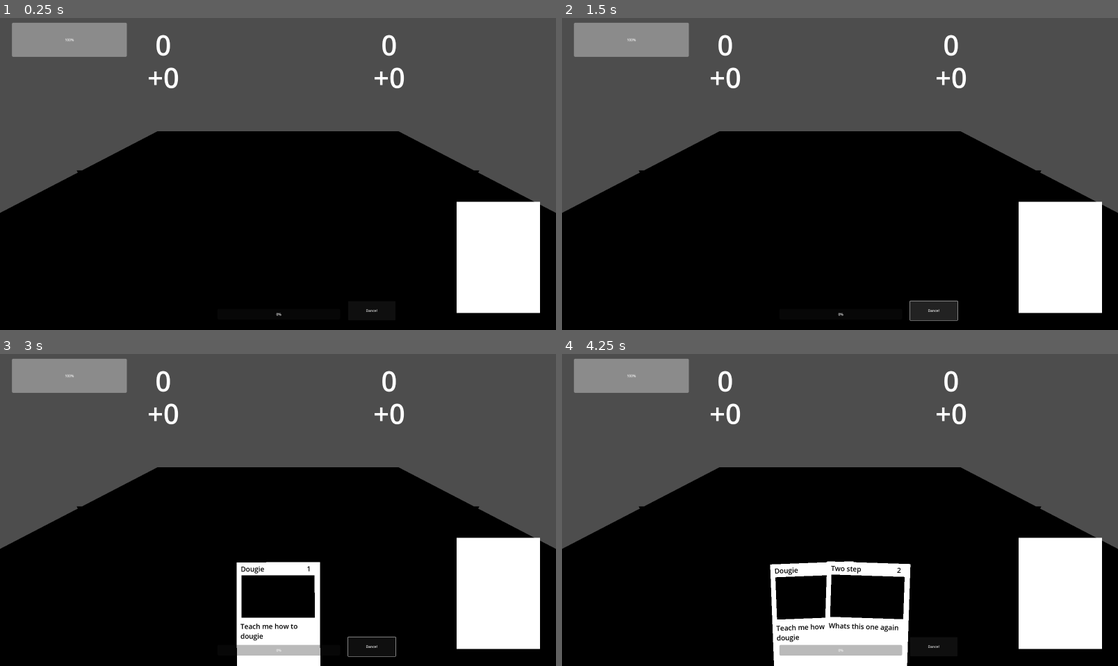
Above: before the commit, frames 1-4 (two rows, left to right).
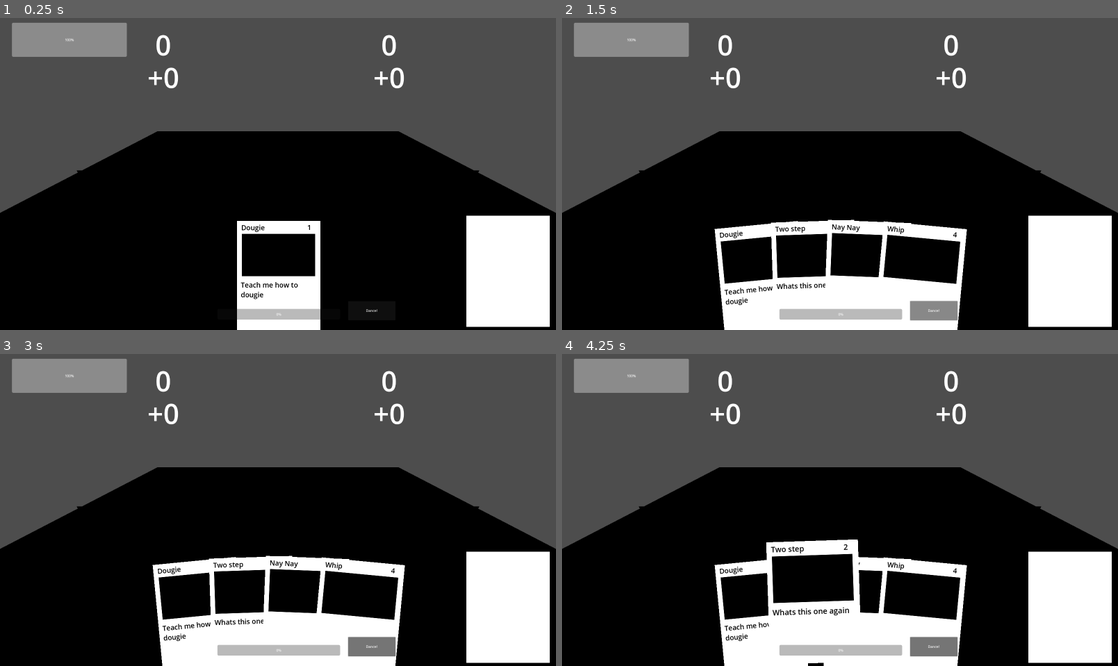
Above: after the commit, the same moments.

Repository: nathankeyt/OneButtonRhythmGame
Game: Godot game, scene res://scenes/test_main.tscn
Two runs of this game, one before a commit and one after it. Both use one fixed random seed, a clock stepped at 60 frames per second and the inputs below.
Inputs (mouse positions are in pixels of both pictures, inside the frame that each line leads up to):
- Up to frame 1 (0.25 s): no input
- Up to frame 2 (1.5 s): click "Dance!" at 0.5 s; click "Dance!" at 1.25 s
- Up to frame 3 (3 s): click "Dance!" at 2 s; tap Enter at 2.75 s; move the mouse to (161, 382) at 2.77 s; hold E (test) from 2.78 s (still down); click (161, 382) at 2.92 s
- Up to frame 4 (4.25 s): tap Space (select) at 3.5, 3.6 s; move the mouse to (723, 416) at 3.52 s; release E (test) at 3.53 s; click (723, 416) at 3.67 s; tap E (test) at 3.8 s

The runs differ from the first frame. In frame 1, 6.0% of the frame differs, in the area x 42-99%, y 58-100%; in frame 2, 12%, in the area x 27-99%, y 58-100%; in frame 3, 10%; in frame 4, 10%.

Commit message:
adding tweens for cards

Diff:
--- a/classes/card_renderer_2d.gd
+++ b/classes/card_renderer_2d.gd
@@ -2,11 +2,14 @@
 class_name CardRenderer2D
 
 @export var card: Card
+@export var card_front: SubViewportContainer
+@export var card_backing: Sprite2D
+@export var img_sprite: Sprite2D
+@export var title_label: RichTextLabel
+@export var text_label: RichTextLabel
+@export var cost_label: RichTextLabel
 
-@onready var img_sprite: Sprite2D = $ImgSprite
-@onready var title_label: RichTextLabel = $TitleLabel
-@onready var text_label: RichTextLabel = $TextLabel
-@onready var cost_label: RichTextLabel = $CostLabel
+var is_flipped: bool = false
 
 func _ready() -> void:
 	render_card()
@@ -34,3 +37,13 @@
 		set_title(card.title)
 		set_text(card.text)
 		set_cost(card.cost)
+
+func flip_card(should_animate: bool = true, flip_speed: float = 0.25) -> void:
+	var speed: float = (flip_speed * int(should_animate)) / 2.0
+	var tween: Tween = create_tween()
+	if is_flipped:
+		tween.tween_property(card_backing, "material:shader_parameter/y_rot", int(is_flipped) * -90, speed)
+	tween.tween_property(card_front, "material:shader_parameter/y_rot", int(not is_flipped) * 90, speed)
+	if !is_flipped:
+		tween.tween_property(card_backing, "material:shader_parameter/y_rot", int(is_flipped) * -90, speed)
+	is_flipped = !is_flipped
--- a/classes/deck_2d.gd
+++ b/classes/deck_2d.gd
@@ -6,7 +6,7 @@
 
 @onready var sprite: Sprite2D = $CardBacking
 
-func _ready() -> void:
+func _init() -> void:
 	BattleManager.deck = self
 
 func pop() -> Card:
@@ -20,6 +20,7 @@
 	add_child(card_renderer)
 	card_renderer.hide()
 	card_renderer.set_card(pop())
+	card_renderer.flip_card(false)
 	return card_renderer
 
 func push(card: Card) -> void:
--- a/classes/hand_2d.gd
+++ b/classes/hand_2d.gd
@@ -3,8 +3,13 @@
 
 @export var cards: Array[CardRenderer2D]
 @export var highlight_scale: float = 1.25
+@export var highlight_shift: float = 100.0
+@export var highlight_speed: float = 0.1
 @export var max_hand_size: int = 5
+@export var starter_draw_size: int = 5
 @export var select_threshold: float = 0.15
+@export var draw_length: float = 0.25
+@export var draw_delay: float = 0.1
 
 @onready var display_path: Path2D = $DisplayPath
 @onready var select_timer: Timer = $SelectTimer
@@ -14,9 +19,12 @@
 var selected_card: CardRenderer2D
 var hover_index: int = -1
 
+func _init() -> void:
+	BattleManager.hand = self
+
 func _ready() -> void:
-	BattleManager.hand = self
 	render_cards()
+	draw_cards(starter_draw_size)
 
 func add_card(card: CardRenderer2D) -> void:
 	if card:
@@ -28,26 +36,42 @@
 func render_cards() -> void:
 	var hand_size: int = cards.size()
 	var last_index: int = hand_size - 1
+	var increment: float = 1.0 / max_hand_size
 	var card_pos_arr: Array[Node] = display_path.get_children()
 	var card_pos_arr_size: int = card_pos_arr.size()
 
 	for i in hand_size:
 		var card_pos: PathFollow2D
-		if i >= card_pos_arr_size:
+		var reverse_index: int = last_index - i
+		var curr_card: CardRenderer2D = cards[reverse_index]
+
+		if reverse_index >= card_pos_arr_size:
 			card_pos = PathFollow2D.new()
 		else:
-			card_pos = card_pos_arr[i]
+			card_pos = card_pos_arr[reverse_index]
 
-		display_path.add_child(card_pos)
+		var new_progress_ratio =  0.5 + (((last_index / 2.0) - i) * increment)
+
+		if reverse_index >= card_pos_arr_size:
+			display_path.add_child(card_pos)
+			card_pos.progress_ratio = new_progress_ratio
+			curr_card.show()
+			var tween: Tween = create_tween()
+			tween.tween_property(curr_card, "global_position", card_pos.global_position, draw_length)
+
+			tween.tween_callback(curr_card.reparent.bind(card_pos, false))
+			tween.tween_callback(func(): curr_card.position = Vector2.ZERO)
+			curr_card.flip_card(true, draw_length)
+		else:
+			var tween: Tween = create_tween()
+			tween.tween_property(card_pos, "progress_ratio", new_progress_ratio, draw_length)
+			tween.tween_callback(curr_card.reparent.bind(card_pos, false))
+			#card_pos.progress_ratio = 0.5 + (((last_index / 2.0) - i) * increment)
+			#curr_card.reparent(card_pos, false)
+
 		display_path.move_child(card_pos, 0)
 
-		var curr_card: CardRenderer2D = cards[last_index - i]
-		var increment: float = 1.0 / max_hand_size
 
-		card_pos.progress_ratio = 0.5 + (((last_index / 2.0) - i) * increment)
-		print(curr_card.card.title, " ", card_pos.progress_ratio)
-		curr_card.show()
-		curr_card.reparent(card_pos, false)
 
 func _input(event: InputEvent) -> void:
 	if event.is_action_pressed("test"):
@@ -65,8 +89,6 @@
 
 				select_timer.stop()
 				select_bar.ratio = 0.0
-
-
 
 func increment_hover() -> void:
 	if cards.size() <= 0:
@@ -90,11 +112,15 @@
 		return
 
 	var card: CardRenderer2D = cards[index]
+	var tween: Tween = create_tween()
+
 	if card.z_index:
-		card.scale = Vector2.ONE * 1.0
+		tween.parallel().tween_property(card, "scale", Vector2.ONE, highlight_speed)
+		tween.parallel().tween_property(card, "position:y", card.position.y + highlight_shift, highlight_speed)
 		card.z_index = 0
 	else:
-		card.scale = Vector2.ONE * highlight_scale
+		tween.parallel().tween_property(card, "scale", Vector2.ONE * highlight_scale, highlight_speed)
+		tween.parallel().tween_property(card, "position:y", card.position.y - highlight_shift, highlight_speed)
 		card.z_index = 1
 
 func play_card(index: int) -> void:
@@ -107,7 +133,6 @@
 		return
 
 	remove_card(index)
-
 
 func remove_card(index: int) -> void:
 	var card_pos_arr: Array[Node] = display_path.get_children()
@@ -139,9 +164,10 @@
 func get_time_in(timer: Timer):
 	return timer.wait_time - timer.time_left
 
-func draw_cards(num: int):
+func draw_cards(num: int) -> void:
 	for i in num:
 		draw_card()
+		await get_tree().create_timer(draw_delay).timeout
 
-func draw_card():
+func draw_card() -> void:
 	add_card(BattleManager.deck.pop_rendered())
--- a/player.gd
+++ b/player.gd
@@ -1,5 +1,5 @@
 extends Character
 class_name Player
 
-func _ready() -> void:
+func _init() -> void:
 	BattleManager.player = self
--- a/scenes/dance_floor.tscn
+++ b/scenes/dance_floor.tscn
@@ -20,6 +20,7 @@
 point_count = 2
 
 [node name="DanceFloor" type="Node3D"]
+metadata/_edit_group_ = true
 
 [node name="Camera3D" type="Camera3D" parent="."]
 transform = Transform3D(1, 0, 0, 0, 0.889193, 0.457533, 0, -0.457533, 0.889193, 0, 3.46668, 4.99212)
--- a/scenes/default_card_renderer.tscn
+++ b/scenes/default_card_renderer.tscn
@@ -1,32 +1,93 @@
-[gd_scene load_steps=6 format=3 uid="uid://cjw6u7yhnkpwv"]
+[gd_scene load_steps=11 format=3 uid="uid://cjw6u7yhnkpwv"]
 
 [ext_resource type="Script" path="res://classes/card_renderer_2d.gd" id="1_esn42"]
+[ext_resource type="Shader" path="res://resources/shaders/2d_card_perspective.gdshader" id="1_v8n4n"]
 [ext_resource type="Theme" uid="uid://drmnwgnq0lshg" path="res://resources/themes/default_card.tres" id="2_ksp66"]
+
+[sub_resource type="ShaderMaterial" id="ShaderMaterial_kk1y5"]
+shader = ExtResource("1_v8n4n")
+shader_parameter/fov = 90.0
+shader_parameter/cull_back = true
+shader_parameter/y_rot = 0.0
+shader_parameter/x_rot = 0.0
+shader_parameter/inset = 0.0
 
 [sub_resource type="RectangleShape2D" id="RectangleShape2D_1mxs7"]
 size = Vector2(384, 512)
+
+[sub_resource type="ShaderMaterial" id="ShaderMaterial_jllf5"]
+resource_local_to_scene = true
+shader = ExtResource("1_v8n4n")
+shader_parameter/fov = 20.0
+shader_parameter/cull_back = true
+shader_parameter/y_rot = -90.0
+shader_parameter/x_rot = 0.0
+shader_parameter/inset = 0.0
+
+[sub_resource type="CanvasTexture" id="CanvasTexture_w7yjc"]
+
+[sub_resource type="ShaderMaterial" id="ShaderMaterial_vx8pp"]
+resource_local_to_scene = true
+shader = ExtResource("1_v8n4n")
+shader_parameter/fov = 20.0
+shader_parameter/cull_back = true
+shader_parameter/y_rot = 8.55e-06
+shader_parameter/x_rot = 0.0
+shader_parameter/inset = 0.0
 
 [sub_resource type="CanvasTexture" id="CanvasTexture_rdnes"]
 
 [sub_resource type="CanvasTexture" id="CanvasTexture_eg05a"]
 
-[node name="DefaultCardRenderer" type="Area2D"]
+[node name="DefaultCardRenderer" type="Area2D" node_paths=PackedStringArray("card_front", "card_backing", "img_sprite", "title_label", "text_label", "cost_label")]
+material = SubResource("ShaderMaterial_kk1y5")
 script = ExtResource("1_esn42")
+card_front = NodePath("CardFront")
+card_backing = NodePath("CardBacking")
+img_sprite = NodePath("CardFront/SubViewport/CardContainer/ImgSprite")
+title_label = NodePath("CardFront/SubViewport/CardContainer/TitleLabel")
+text_label = NodePath("CardFront/SubViewport/CardContainer/TextLabel")
+cost_label = NodePath("CardFront/SubViewport/CardContainer/CostLabel")
 
 [node name="CollisionShape2D" type="CollisionShape2D" parent="."]
 shape = SubResource("RectangleShape2D_1mxs7")
 
-[node name="BackdropSprite" type="Sprite2D" parent="."]
+[node name="CardBacking" type="Sprite2D" parent="."]
+material = SubResource("ShaderMaterial_jllf5")
+scale = Vector2(384, 512)
+texture = SubResource("CanvasTexture_w7yjc")
+
+[node name="CardFront" type="SubViewportContainer" parent="."]
+material = SubResource("ShaderMaterial_vx8pp")
+anchors_preset = 15
+anchor_right = 1.0
+anchor_bottom = 1.0
+offset_left = -192.0
+offset_top = -256.0
+offset_right = 192.0
+offset_bottom = 256.0
+grow_horizontal = 2
+grow_vertical = 2
+
+[node name="SubViewport" type="SubViewport" parent="CardFront"]
+handle_input_locally = false
+size = Vector2i(384, 512)
+render_target_update_mode = 4
+
+[node name="CardContainer" type="Node2D" parent="CardFront/SubViewport"]
+position = Vector2(192, 256)
+
+[node name="BackdropSprite" type="Sprite2D" parent="CardFront/SubViewport/CardContainer"]
 scale = Vector2(384, 512)
 texture = SubResource("CanvasTexture_rdnes")
 
-[node name="ImgSprite" type="Sprite2D" parent="."]
+[node name="ImgSprite" type="Sprite2D" parent="CardFront/SubViewport/CardContainer"]
 modulate = Color(0, 0, 0, 1)
 position = Vector2(-1.5, -98.5)
 scale = Vector2(337, 195)
 texture = SubResource("CanvasTexture_eg05a")
 
-[node name="TitleLabel" type="RichTextLabel" parent="."]
+[node name="TitleLabel" type="RichTextLabel" parent="CardFront/SubViewport/CardContainer"]
 offset_left = -173.0
 offset_top = -248.0
 offset_right = 111.0
@@ -35,7 +96,7 @@
 text = "Title
 "
 
-[node name="CostLabel" type="RichTextLabel" parent="."]
+[node name="CostLabel" type="RichTextLabel" parent="CardFront/SubViewport/CardContainer"]
 offset_left = 131.0
 offset_top = -249.0
 offset_right = 178.0
@@ -43,7 +104,7 @@
 theme = ExtResource("2_ksp66")
 text = "1"
 
-[node name="TextLabel" type="RichTextLabel" parent="."]
+[node name="TextLabel" type="RichTextLabel" parent="CardFront/SubViewport/CardContainer"]
 offset_left = -175.0
 offset_top = 16.0
 offset_right = 169.0
--- a/scenes/hand.tscn
+++ b/scenes/hand.tscn
@@ -4,13 +4,17 @@
 
 [sub_resource type="Curve2D" id="Curve2D_h8gcq"]
 _data = {
-"points": PackedVector2Array(-672.584, 106.173, 672.584, -106.173, -848, 83, -748.644, -111.291, 748.644, 111.291, 853, 75)
+"points": PackedVector2Array(-672.584, 106.173, 672.584, -106.173, -845, 55, -748.644, -111.291, 748.644, 111.291, 853, 53)
 }
 point_count = 2
 
 [node name="Hand" type="Node2D"]
 script = ExtResource("1_6troi")
+highlight_scale = 1.1
+highlight_shift = 50.0
+highlight_speed = 0.05
 max_hand_size = 7
+draw_delay = 0.25
 
 [node name="DisplayPath" type="Path2D" parent="."]
 curve = SubResource("Curve2D_h8gcq")
--- a/scenes/temp_score_label.gd
+++ b/scenes/temp_score_label.gd
@@ -1,6 +1,6 @@
 extends ScoreLabel
 
-func _ready() -> void:
+func _init() -> void:
 	match turn_type:
 		BattleManager.TurnType.PLAYER:
 			BattleManager.player_score_updated.connect(update_score)
--- a/scenes/test_main.tscn
+++ b/scenes/test_main.tscn
@@ -70,7 +70,7 @@
 position = Vector2(1280, 1221)
 
 [node name="DefaultDeck" parent="." instance=ExtResource("2_stpix")]
-position = Vector2(2295, 1105)
+position = Vector2(2339, 1170)
 cards = Array[ExtResource("3_ygbk7")]([SubResource("Resource_py45q"), SubResource("Resource_1rj1d"), SubResource("Resource_0l5yq"), SubResource("Resource_11e8j")])
 card_renderer_scene = ExtResource("6_xowa6")
 
--- a/scenes/total_score_label.gd
+++ b/scenes/total_score_label.gd
@@ -1,6 +1,6 @@
 extends ScoreLabel
 
-func _ready() -> void:
+func _init() -> void:
 	match turn_type:
 		BattleManager.TurnType.PLAYER:
 			BattleManager.player_score_settled.connect(update_score)
